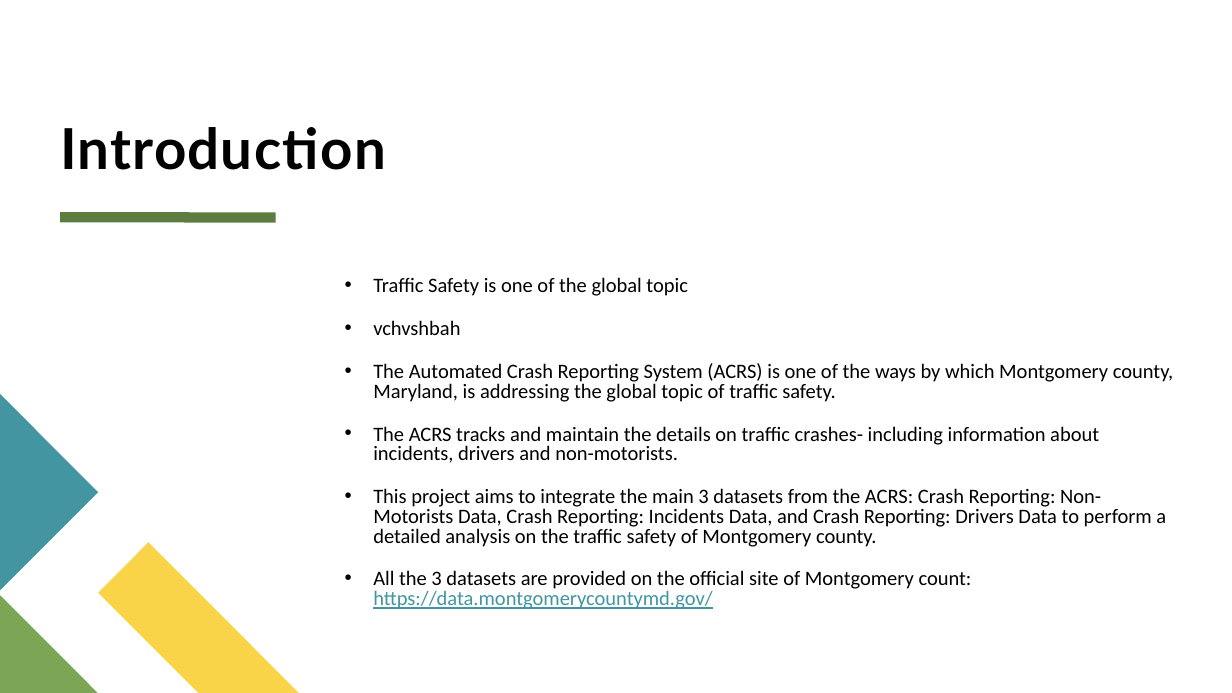
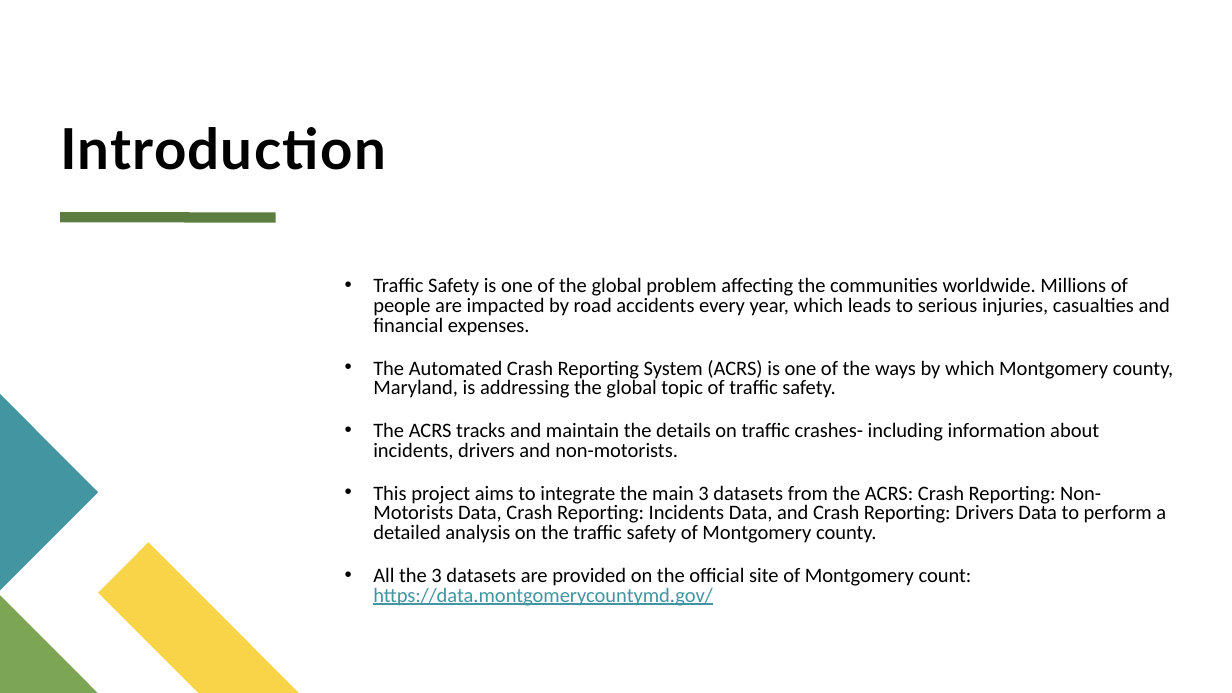
Before and after one commit to x22237941/Database-and-Analytical-Programming, a slide deck: slide 4 of TeamI.pptx. Drawn at 1232x693 pixels with LibreOffice and Linux fonts; fonts in the diff are those of the drawing. Boxes give left, top, right and bottom in pixels: in the first picture for what was removed or moved away, otherwise in the second. Text is boxed around its words. In the diff, an @@ line names an element or a change of style, - is before the commit and + after.

```diff
--- a/TeamI.pptx
+++ b/TeamI.pptx
@@ text at [373,277,1170,336]: text changed @@
-• Traffic Safety is one of the global topic
-• vchvshbah
+• Traffic Safety is one of the global problem affecting the communities worldwide. Millions of people are impacted by road accidents every year, which leads to serious injuries, casualties and financial expenses.
```
Also in this commit, not shown: 1 slide removed.
